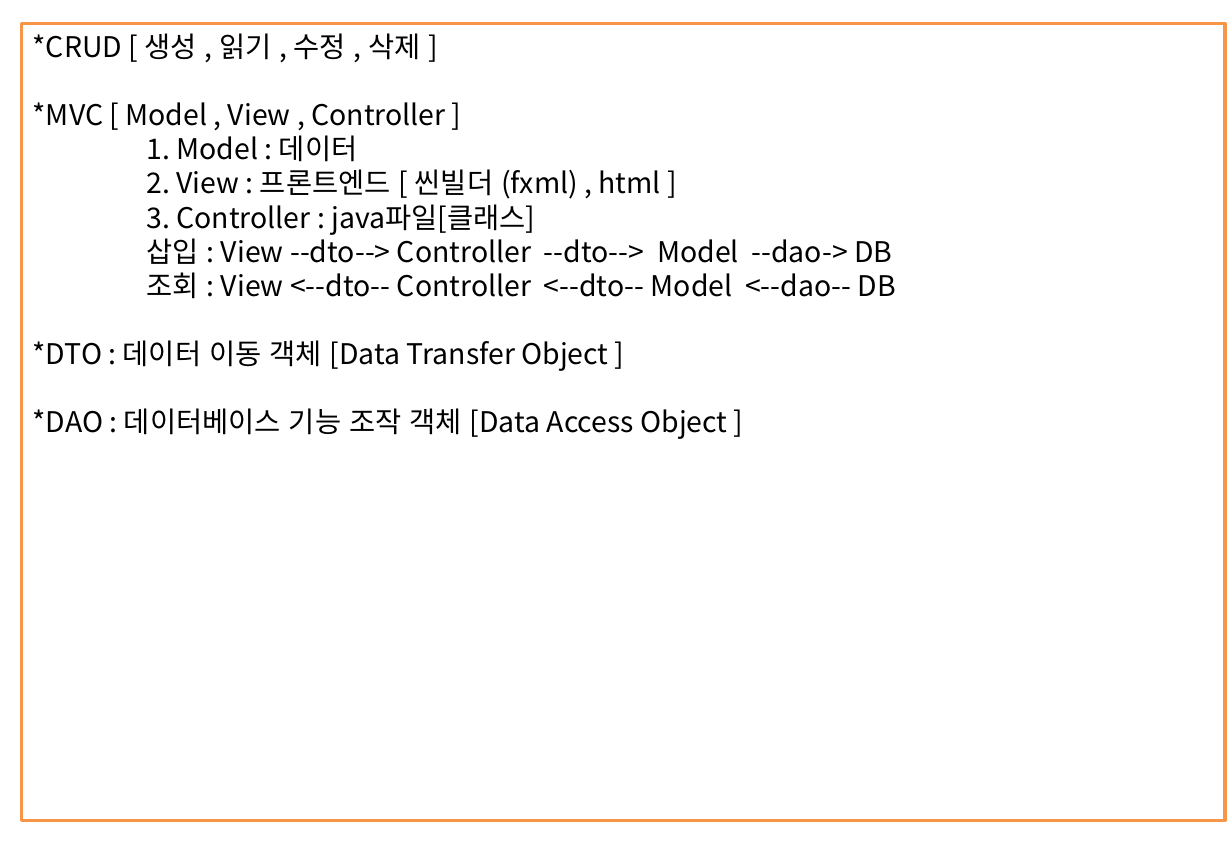
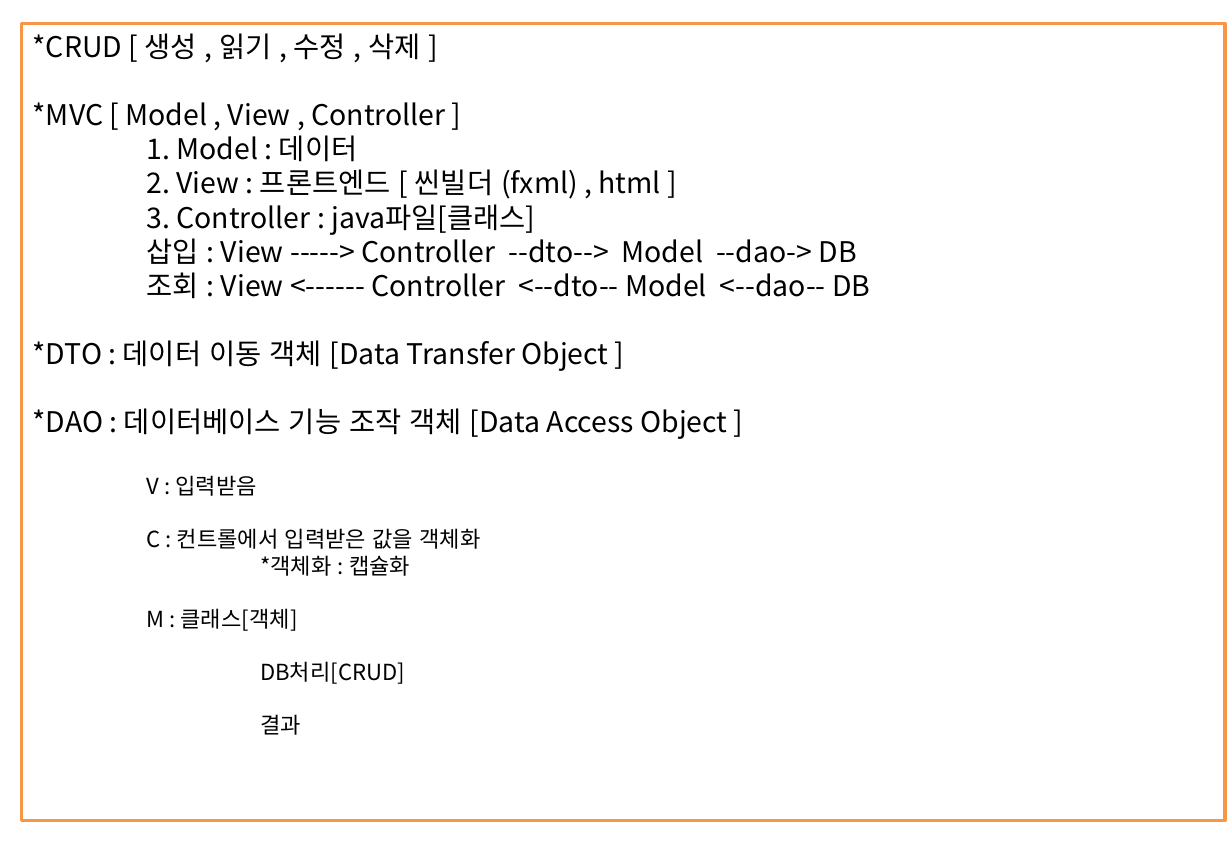
Before and after one commit to kth0027/ezen_kth, a slide deck: slide 42 of Study_Revise/JAVA-PPT/JAVA정리.pptx (slide 37 before the commit). Drawn at 1232x853 pixels with LibreOffice and Linux fonts; fonts in the diff are those of the drawing. Boxes give left, top, right and bottom in pixels: in the first picture for what was removed or moved away, otherwise in the second. Text is boxed around its words. In the diff, an @@ line names an element or a change of style, - is before the commit and + after.

```diff
--- a/Study_Revise/JAVA-PPT/JAVA정리.pptx
+++ b/Study_Revise/JAVA-PPT/JAVA정리.pptx
@@ text in rectangle at bbox=[146, 238, 870, 299]: text changed @@
-삽입 : View --dto--> Controller --dto--> Model --dao-> DB
-조회 : View <--dto-- Controller <--dto-- Model <--dao-- DB
+삽입 : View -----> Controller --dto--> Model --dao-> DB
+조회 : View <------ Controller <--dto-- Model <--dao-- DB
@@ text in rectangle at bbox=[146, 475, 480, 735]: paragraphs added @@
+    V : 입력받음
+    C : 컨트롤에서 입력받은 값을 객체화
+    *객체화 : 캡슐화
+    M : 클래스[객체]
+    DB처리[CRUD]
+    결과
```
Also in this commit, not shown: 3 other slides changed, 9 slides added, 2 other files.
